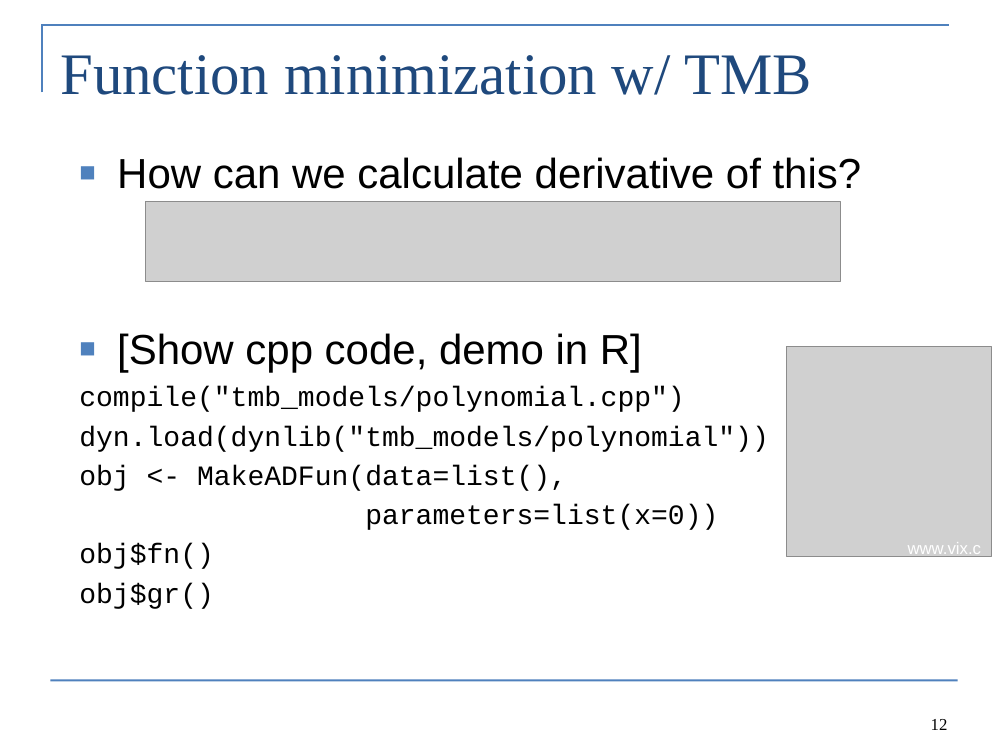
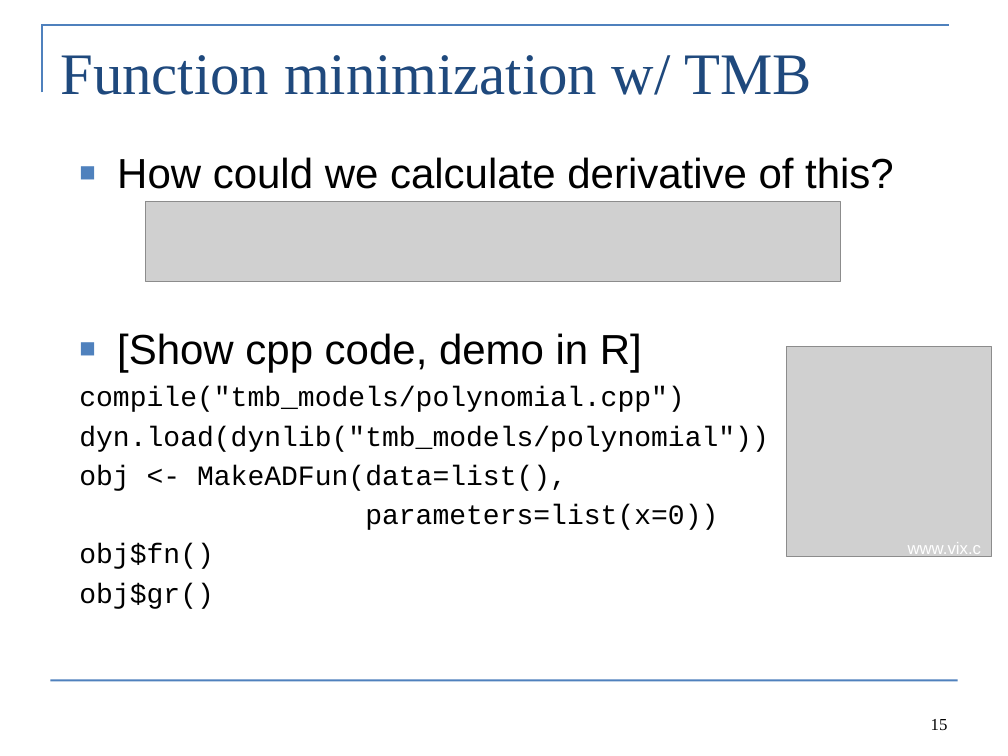
Before and after one commit to Cole-Monnahan-NOAA/tmb_workshop, a slide deck: slide 15 of day1/lecture1_optimization_eng.pptx (slide 12 before the commit). Drawn at 1008x756 pixels with LibreOffice and Linux fonts; fonts in the diff are those of the drawing; grey boxes stand for pictures. Boxes give left, top, right and bottom in pixels: in the first picture for what was removed or moved away, otherwise in the second. Text is boxed around its words. In the diff, an @@ line names an element or a change of style, - is before the commit and + after.

```diff
--- a/day1/lecture1_optimization_eng.pptx
+++ b/day1/lecture1_optimization_eng.pptx
@@ text at box(117, 157, 894, 189): text changed @@
-■ How can we calculate derivative of this?
+■ How could we calculate derivative of this?
@@ page number at box(931, 719, 948, 730): text changed @@
-12
+15
```
Also in this commit, not shown: 4 other slides changed, 3 slides added, 5 other files.
